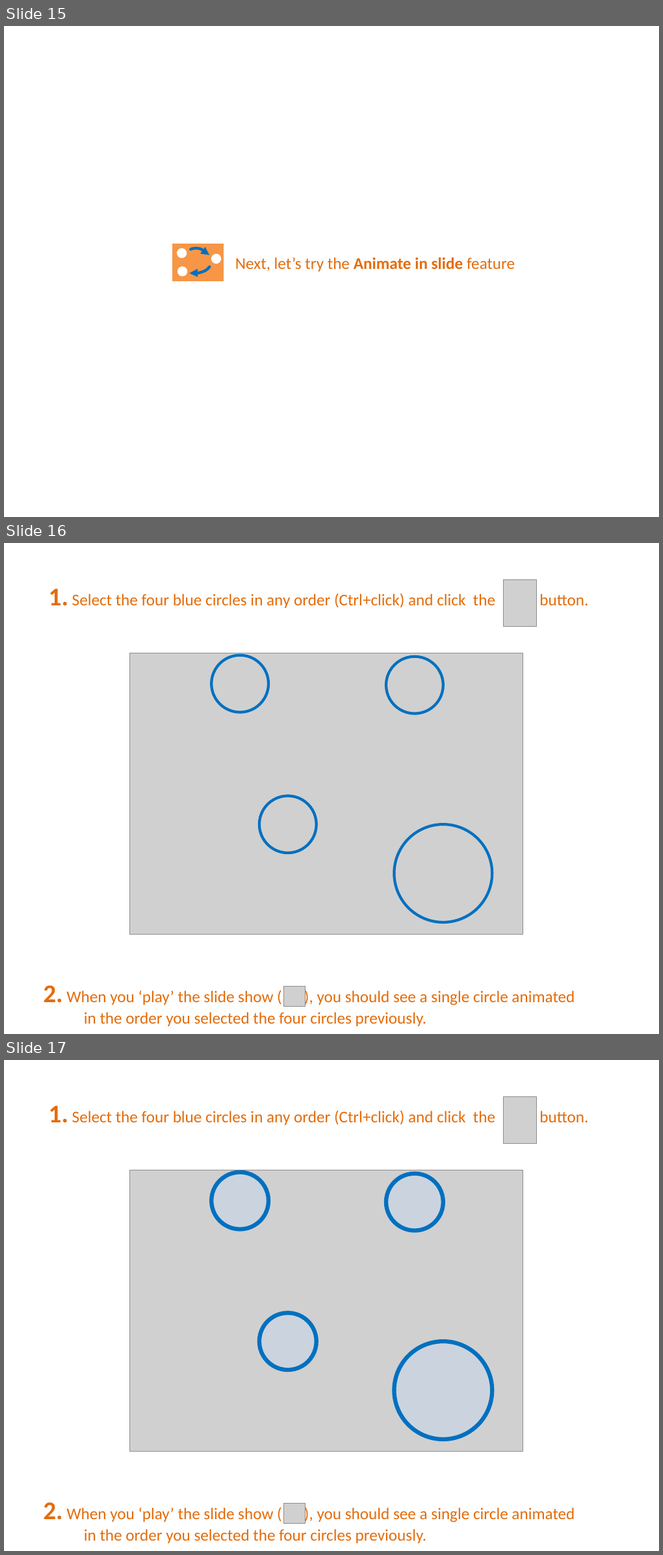
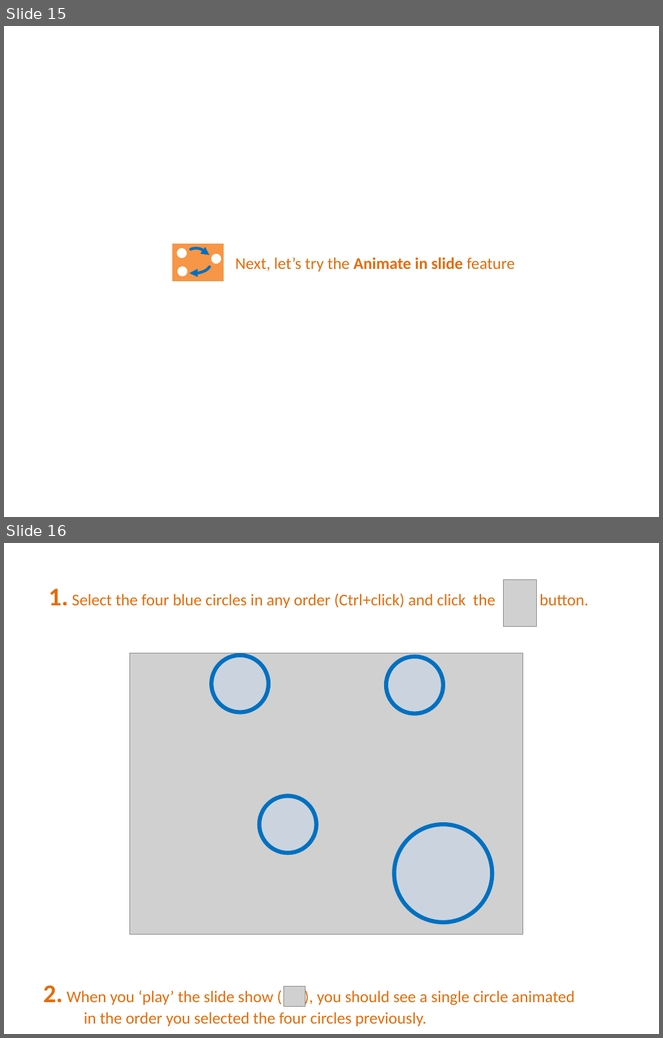
Before and after one commit to PowerPointLabs/PowerPointLabs, a slide deck: doc/PowerPointLabs Quick Tutorial.pptx. Shown one above the other, each under a label of ours: slides 15, 16 and 17 before the commit, slides 15 and 16 after it. The pictures are 663x1555 and 663x1038 pixels, drawn with LibreOffice and Linux fonts; fonts in the diff are those of the drawing; grey boxes stand for pictures. Boxes give left, top, right and bottom in pixels: in the first picture for what was removed or moved away, otherwise in the second. Text is boxed around its words. In the diff, an @@ line names an element or a change of style, - is before the commit and + after.

```diff
--- a/doc/PowerPointLabs Quick Tutorial.pptx
+++ b/doc/PowerPointLabs Quick Tutorial.pptx
@@ slide 16 removed at (4,543,659,1034), background #FFFFFF @@
@@ picture removed at (503,579,537,627) @@
@@ text removed at (49,589,588,608) @@
-1. Select the four blue circles in any order (Ctrl+click) and click the button.
@@ picture removed at (130,653,523,935) @@
@@ ellipse removed at (212,655,269,712) @@
@@ ellipse removed at (386,656,443,713) @@
@@ ellipse removed at (259,796,317,853) @@
@@ ellipse removed at (395,824,493,923) @@
@@ text removed at (43,986,575,1027) @@
-2. When you ‘play’ the slide show ( ), you should see a single circle animated
-in the order you selected the four circles previously.
@@ picture removed at (284,986,306,1007) @@
@@ what was slide 17 is now slide 16 @@
```
Also in this commit, not shown: 5 slides added, 1 other slide removed.
